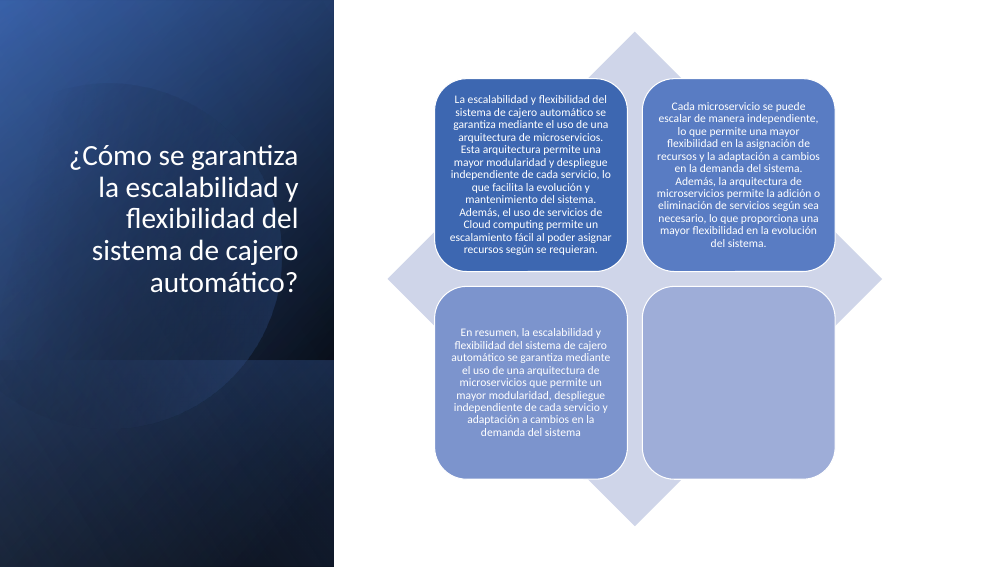
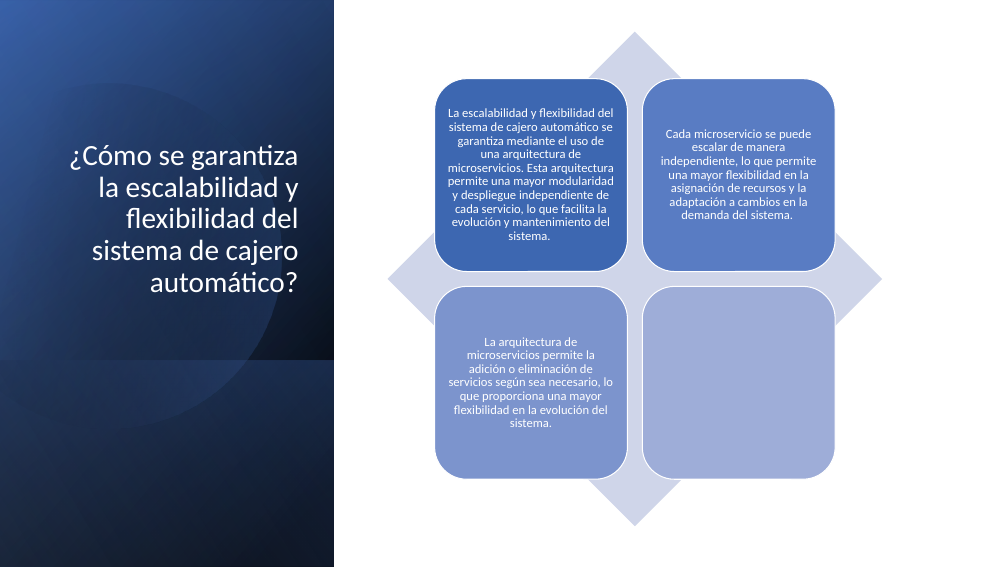
Before and after one commit to carlos-aliaga/ATM, a slide deck: slide 5 of docs/Cajero multi moneda.pptx (slide 8 before the commit). Drawn at 1008x567 pixels with LibreOffice and Linux fonts; fonts in the diff are those of the drawing. Boxes give left, top, right and bottom in pixels: in the first picture for what was removed or moved away, otherwise in the second. Text is boxed around its words. In the diff, an @@ line names an element or a change of style, - is before the commit and + after.

```diff
--- a/docs/Cajero multi moneda.pptx
+++ b/docs/Cajero multi moneda.pptx
@@ text at (448, 108, 614, 240): text changed; size 11 to 12 pt @@
-La escalabilidad y flexibilidad del sistema de cajero automático se garantiza mediante el uso de una arquitectura de microservicios. Esta arquitectura permite una mayor modularidad y despliegue independiente de cada servicio, lo que facilita la evolución y mantenimiento del sistema. Además, el uso de servicios de Cloud computing permite un escalamiento fácil al poder asignar recursos según se requieran.
+La escalabilidad y flexibilidad del sistema de cajero automático se garantiza mediante el uso de una arquitectura de microservicios. Esta arquitectura permite una mayor modularidad y despliegue independiente de cada servicio, lo que facilita la evolución y mantenimiento del sistema.
@@ text at (661, 129, 817, 219): text changed; size 11 to 12 pt @@
-Cada microservicio se puede escalar de manera independiente, lo que permite una mayor flexibilidad en la asignación de recursos y la adaptación a cambios en la demanda del sistema. Además, la arquitectura de microservicios permite la adición o eliminación de servicios según sea necesario, lo que proporciona una mayor flexibilidad en la evolución del sistema.
+Cada microservicio se puede escalar de manera independiente, lo que permite una mayor flexibilidad en la asignación de recursos y la adaptación a cambios en la demanda del sistema.
@@ text at (449, 337, 614, 427): text changed; size 11 to 12 pt @@
-En resumen, la escalabilidad y flexibilidad del sistema de cajero automático se garantiza mediante el uso de una arquitectura de microservicios que permite un mayor modularidad, despliegue independiente de cada servicio y adaptación a cambios en la demanda del sistema
+La arquitectura de microservicios permite la adición o eliminación de servicios según sea necesario, lo que proporciona una mayor flexibilidad en la evolución del sistema.
```
Also in this commit, not shown: 3 other slides changed, 3 slides added, 1 slide removed, 1 other file.
